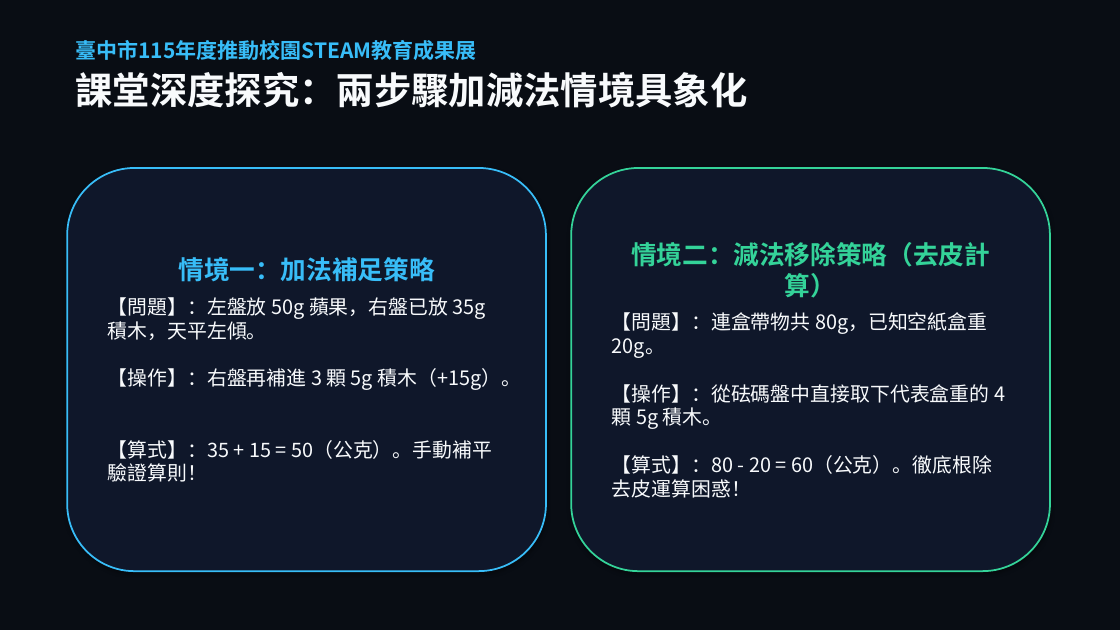
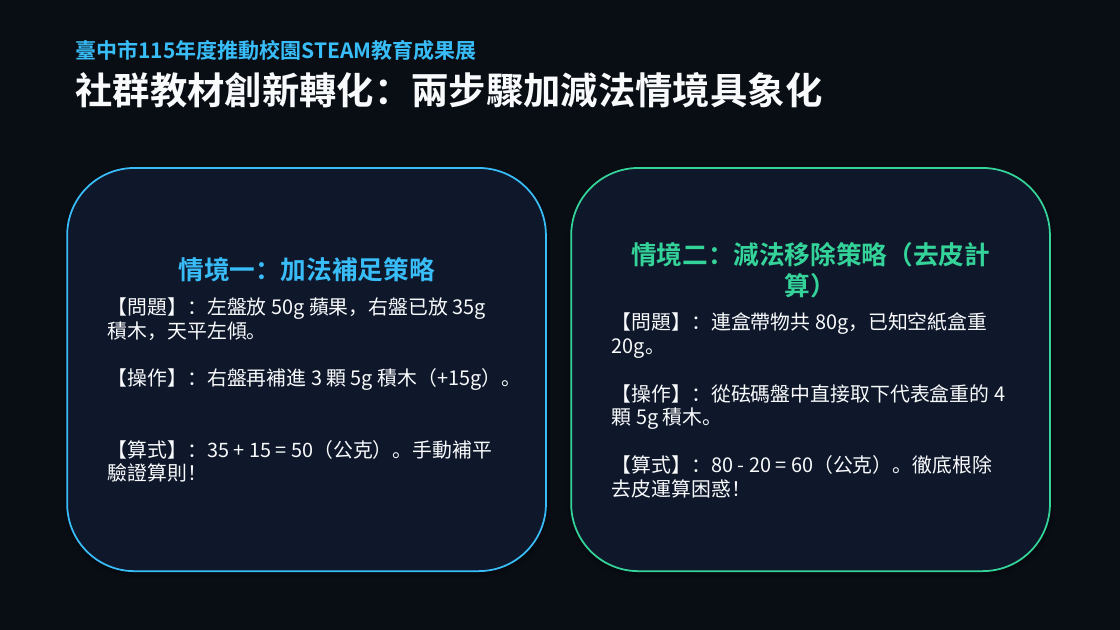
Before and after one commit to asc103138/steam-community-docs, a slide deck: slide 12 of 成果展繳交資料/臺中市梧棲區中正國小_STEAM成果展_5分鐘現場分享會簡報.pptx. Drawn at 1120x630 pixels with LibreOffice and Linux fonts; fonts in the diff are those of the drawing; background and template pictures are left out; a plain dark background stands for a picture behind light text. Boxes give left, top, right and bottom in pixels: in the first picture for what was removed or moved away, otherwise in the second. Text is boxed around its words. In the diff, an @@ line names an element or a change of style, - is before the commit and + after.

Commit message:
feat: 徹底修正拉桿方向邏輯，全面移除課堂迷思，100% 圍繞社群研發作為與具體成效

```diff
--- a/成果展繳交資料/臺中市梧棲區中正國小_STEAM成果展_5分鐘現場分享會簡報.pptx
+++ b/成果展繳交資料/臺中市梧棲區中正國小_STEAM成果展_5分鐘現場分享會簡報.pptx
@@ text at <box>75,72,822,108</box>: text changed @@
-課堂深度探究：兩步驟加減法情境具象化
+社群教材創新轉化：兩步驟加減法情境具象化
```
Also in this commit, not shown: 9 other slides changed, 2 slides added, 2 slides removed, 12 other files.
